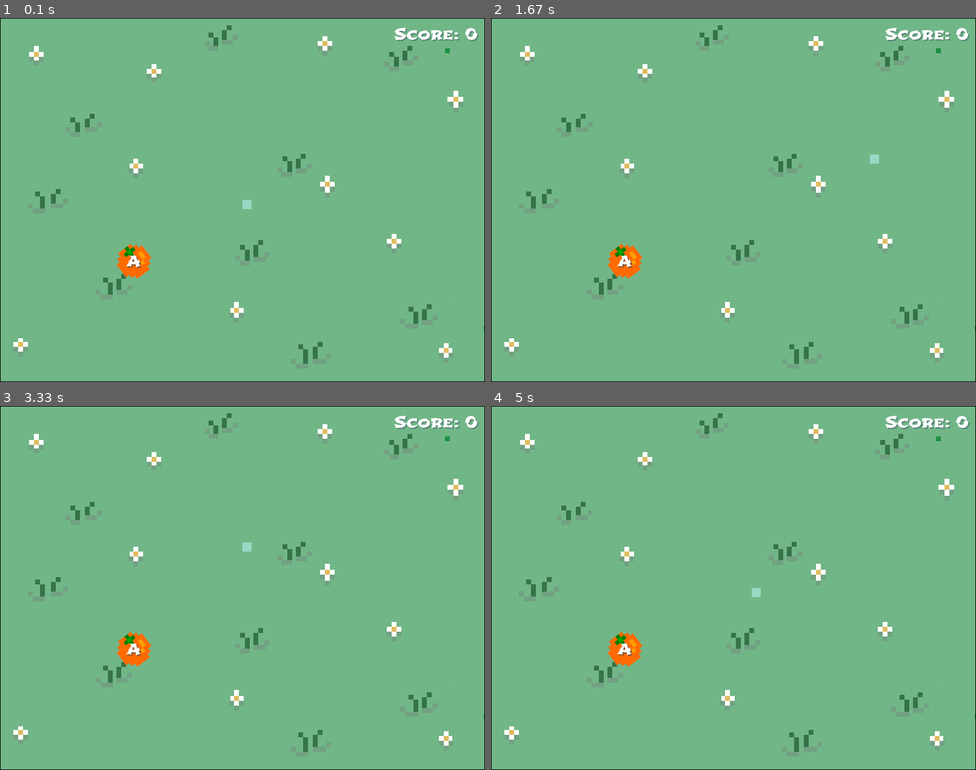
Above: before the commit, frames 1-4 (two rows, left to right).
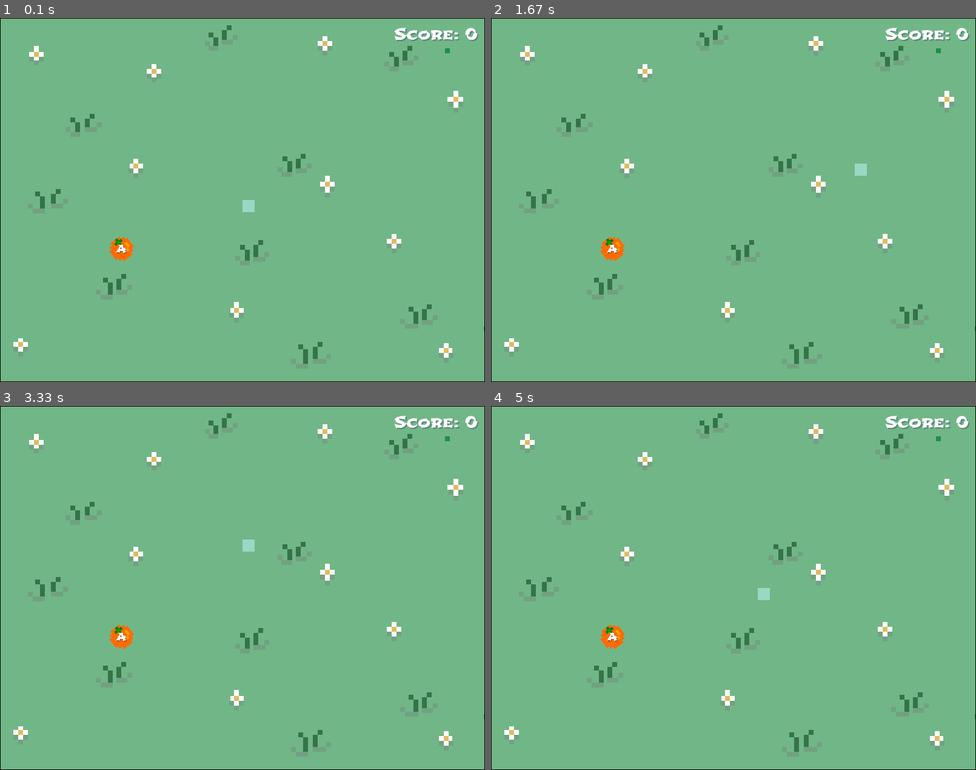
Above: after the commit, the same moments.

Repository: jocelyn-chang/digit-dynasty
Game: pygame game, started from SnakeGame.py
Same seed, same stepped clock (60 frames per second), same inputs: the game is played once before the commit and once after it.
Inputs:
- Up to frame 1 (0.1 s): no input
- Up to frame 2 (1.67 s): hold Right 0.33-0.8 s; hold Up 0.83-1.13 s; hold Right 1.17-1.63 s
- Up to frame 3 (3.33 s): hold Left 1.67-2.2 s; hold Down 2.23-2.53 s; hold Left 2.57-2.97 s; hold Up from 3 s (still down)
- Up to frame 4 (5 s): release Up at 3.37 s; hold Right 3.4-4.03 s; hold Down 4.07-4.43 s; hold Left 4.47-4.93 s; hold Right from 4.97 s (still down)

The runs differ from the first frame. In frame 1, 0.6% of the frame differs, in the area x 22-53%, y 50-72%; in frame 2, 0.7%, in the area x 22-80%, y 37-72%; in frame 3, 0.6%; in frame 4, 0.7%.

Commit message:
fixed snake and commented out stuff in player

Diff:
--- a/Player.py
+++ b/Player.py
@@ -1,6 +1,6 @@
 class Player:
     # initialize Player object
-    def __init__ (self, name, password, best_game, best_score, add_score, mul_score, div_score, sub_score, games):
+    def __init__ (self, name, password, best_game, best_score, add_score, mul_score, div_score, sub_score):
         self.name = name
         self.password = password
         self.best_game = best_game
@@ -9,7 +9,7 @@
         self.mul_score = mul_score
         self.div_score = div_score
         self.sub_score = sub_score
-        self.games = games
+        # self.games = games
 
     # add game to list of Player's game
     def add_game (self, game):
@@ -39,13 +39,13 @@
     def get_name (self):
         return self.name
 
-    # get Player's games
-    def get_games(self):
-        return self.games
+    # # get Player's games
+    # def get_games(self):
+    #     return self.games
 
-    # get Player's best game
-    def get_best_game (self):
-        return self.best_game
+    # # get Player's best game
+    # def get_best_game (self):
+    #     return self.best_game
 
     # get Player's addition score
     def get_add (self):
--- a/SnakeGame.py
+++ b/SnakeGame.py
@@ -15,8 +15,12 @@
 # Load background image
 BACKGROUND = pygame.image.load("images/snakegamebg.png")
 
-# Load fruit image
-FRUIT_A = pygame.image.load("images/orangea.png").convert_alpha()
+# # Load fruit image
+# FRUIT_A = pygame.image.load("images/orangea.png").convert_alpha()
+fruit_size = (100, 100)
+
+# # Scale the fruit image to the new size
+# FRUIT_A = pygame.transform.scale(FRUIT_A, fruit_size)
 
 # Clock for controlling game speed
 clock = pygame.time.Clock()
@@ -36,8 +40,8 @@
 white = (255, 255, 255)
 
 # Snake block size and speed
-snake_block = 15
-snake_speed = 15
+snake_block = 20
+snake_speed = 10
 
 # Font for displaying score
 font_style = pygame.font.Font("fonts/Shojumaru-Regular.ttf", 25)
@@ -74,6 +78,11 @@
     snake_list = []
     snake_len = 1
 
+    # Load fruit image
+    FRUIT_A = pygame.image.load("images/orangea.png").convert_alpha()
+    # Scale the fruit image to the new size
+    FRUIT_A = pygame.transform.scale(FRUIT_A, fruit_size)
+
     # Randomize position of fruit
     foodx = round(random.randrange(0, SCREEN_WIDTH - snake_block) / 10.0) * 10.0
     foody = round(random.randrange(0, SCREEN_HEIGHT - snake_block) / 10.0) * 10.0
@@ -102,6 +111,8 @@
         # Update snake position
         x1 += x1_change
         y1 += y1_change
+        print("x1: " + str(x1))
+        print("y1: " + str(y1))
 
         snake_list.append([x1, y1])
 
@@ -114,14 +125,31 @@
         snake(snake_block, snake_list)
         screen.blit(FRUIT_A, (foodx, foody))
         current_score(snake_len - 1)
-
-        pygame.display.flip()
+        print("poo")
+        print("foodx: " + str(foodx))
+        print("foody: " + str(foody))
 
         # Check if snake has eaten the fruit
-        if x1 == foodx and y1 == foody:
+        # if x1 == foodx and y1 == foody:
+        if x1 >= (foodx-40) and x1 <= (foodx+40) and y1 >= (foody-40) and y1 <= (foody+50):
+            if y1 >= (foody-40) and y1 <= (foody+50):
+                print("foody: " + str(foody))
+                run = False
+            else:
+                print("foodx: " + str(foodx))
+                run = False
+
             foodx = round(random.randrange(0, SCREEN_WIDTH - snake_block) / 10.0) * 10.0
             foody = round(random.randrange(0, SCREEN_HEIGHT - snake_block) / 10.0) * 10.0
             snake_len += 1
+            # # Load fruit image
+            # FRUIT_A = pygame.image.load("images/orangea.png").convert_alpha()
+            # # fruit_size = (100, 100)
+
+            # # Scale the fruit image to the new size
+            # FRUIT_A = pygame.transform.scale(FRUIT_A, fruit_size)
+            # screen.blit(FRUIT_A, (foodx, foody))
+        pygame.display.flip()
 
         clock.tick(snake_speed)
 
